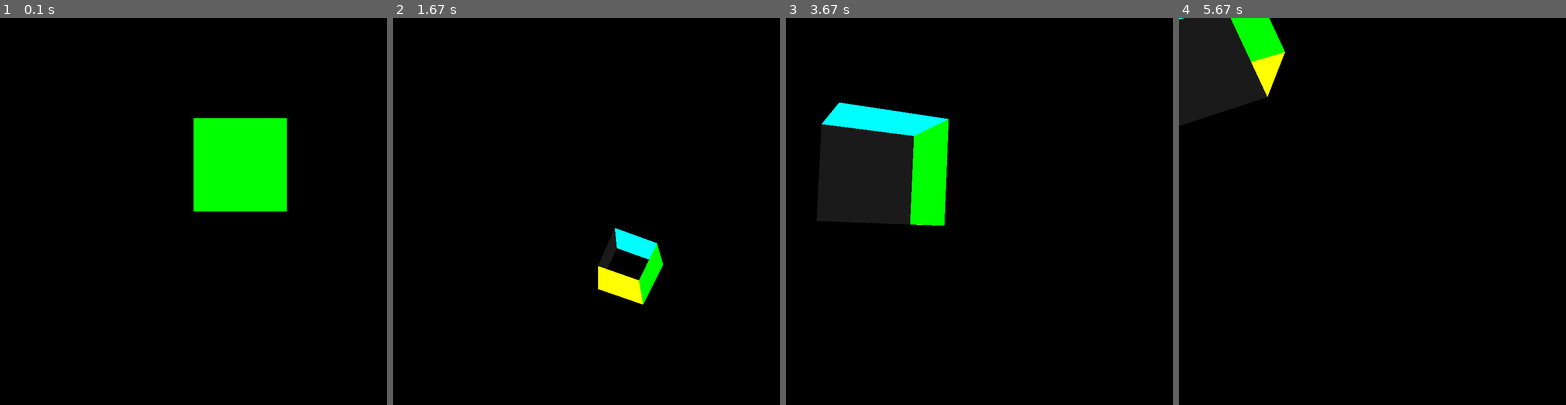
Above: before the commit, frames 1-4 (left to right).
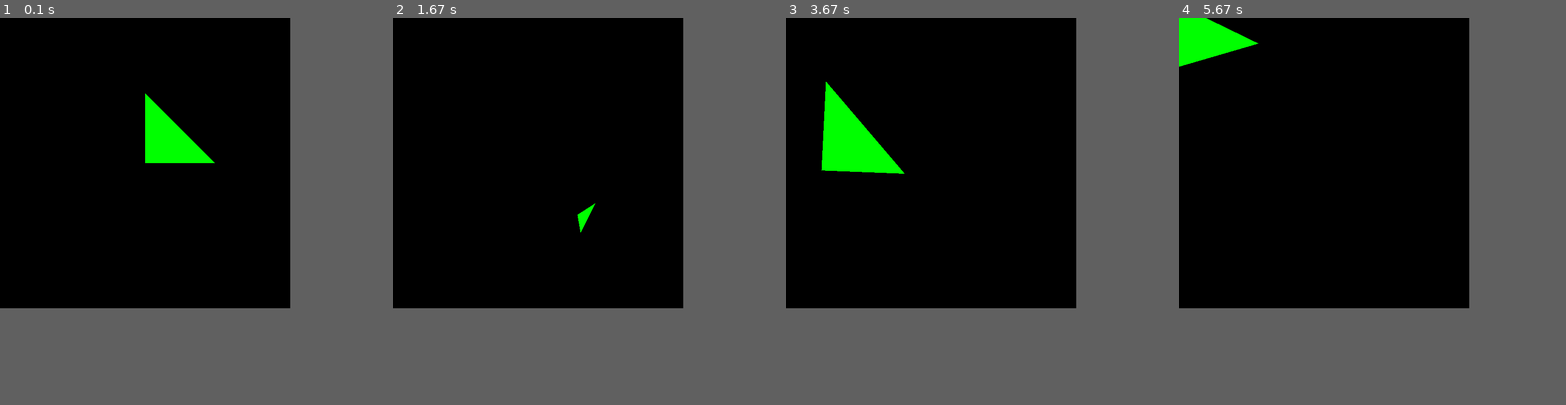
Above: after the commit, the same moments.

Repository: r7melo/CG-with-Python
Game: pygame game, started from main.py
The game is run twice, just before and just after one commit, with the same random seed, the same clock (stepped at 60 frames per second) and the same inputs.
Inputs:
- Up to frame 1 (0.1 s): no input
- Up to frame 2 (1.67 s): hold Right 0.33-0.8 s; hold Up 0.83-1.13 s; hold W 0.83-1.13 s; hold Right 1.17-1.63 s; hold D 1.17-1.63 s
- Up to frame 3 (3.67 s): hold Left 1.67-2.2 s; hold A 1.67-2.2 s; tap E at 1.82 s; hold Down 2.23-2.53 s; hold S 2.23-2.53 s; hold Left 2.57-2.97 s; hold A 2.57-2.97 s; hold Right from 3.4 s (still down); hold D from 3.4 s (still down)
- Up to frame 4 (5.67 s): release Right at 4.03 s; release D at 4.03 s; hold Down 4.07-4.43 s; hold S 4.07-4.43 s; hold Left 4.47-4.93 s; hold A 4.47-4.93 s; tap E at 4.62 s; hold Up from 5.47 s (still down); hold W from 5.47 s (still down)
In our replay, the window is 800x800 before the commit and 600x600 after it. These sizes can differ from the game's own. Grey fills any space a smaller window leaves; there, only what the larger window draws over its background counts as a difference.

The runs differ from the first frame. In frame 1, 7.1% of the frame differs, in the area x 37-75%, y 19-50%; in frame 2, 1.9%; in frame 3, 9.8%, in the area x 7-42%, y 16-54%; in frame 4, 5.9%.

Commit message:
add rotacao de triangulos

Diff:
--- a/app.py
+++ b/app.py
@@ -5,6 +5,7 @@
 from OpenGL.GLU import *
 
 from cube import Cube
+from triangle import Triangle
 from constants import *
 from vector import Vector3d
 
@@ -29,9 +30,9 @@
         glTranslatef(self.translation.x, self.translation.y, self.translation.z)
 
         #============================================================================
-        cube = Cube()
-        cube.verticies = cuboVerticies
-        cube.faces = cuboFaces
+        triangle = Triangle()
+        triangle.color = triangleColor
+        triangle.verticies = triangleVerticies
         #============================================================================
 
         while True:
@@ -45,7 +46,8 @@
 
             #============================================================================
 
-            cube.update()
+            triangle.show()
+
 
             #============================================================================
 
@@ -53,16 +55,16 @@
 
             if keys[K_UP]:
                 glRotatef(1,1,0,0)
-                cube.rotate(1,0,0)
+                triangle.rotate(1,0,0)
             elif keys[K_DOWN]:
                 glRotatef(1,-1,0,0)
-                cube.rotate(-1,0,0)
+                triangle.rotate(-1,0,0)
             if keys[K_RIGHT]:
                 glRotatef(1,0,1,0)
-                cube.rotate(0,1,0)
+                triangle.rotate(0,1,0)
             elif keys[K_LEFT]:
                 glRotatef(1,0,-1,0)
-                cube.rotate(1,-1,0)
+                triangle.rotate(1,-1,0)
 
             if keys[K_q]:
                 glTranslatef(0,0,-0.1)
--- a/constants.py
+++ b/constants.py
@@ -25,3 +25,19 @@
     ((0,0,1),1,2,6,5),          #6
     ((0.1,0.1,0.1),4,5,6,7),    #1
 )
+
+squadVerticies = (
+    (0,0,0),
+    (1,0,0),
+    (1,0.707106781,-0.707106781),
+    (0,0.707106781,-0.707106781),
+)
+
+triangleVerticies = (
+    (0,0,0),
+    (1,0,0),
+    (0,1,0),
+)
+
+squadColor = (0,0,1)
+triangleColor = (0,1,0)
--- a/main.py
+++ b/main.py
@@ -3,7 +3,7 @@
 
 app = App()
 
-app.display = (800,800)
+app.display = (600,600)
 app.fovy = 45
 app.z_near = 1
 app.z_far = 100
--- /dev/null
+++ b/teste.py
@@ -0,0 +1,7 @@
+import math
+
+print(math.sin((30/180)*math.pi))
+
+a = [(1,2,3),(1,2,4)]
+
+print(tuple(a))
--- /dev/null
+++ b/triangle.py
@@ -0,0 +1,32 @@
+from OpenGL.GL import *
+
+from vector import Vector3d
+
+import math
+
+class Triangle:
+    def __init__(self):
+        self.verticies = None
+        self.color = (1,1,1)
+        self.angle = Vector3d(0,0,0)
+        self.rotation = Vector3d(0,0,0)
+
+    def rotate(self, x, y, z):
+        new_verticies = []
+        if z > 0:
+            for vertex in self.verticies:
+                pass
+
+
+
+    def show(self):
+        glBegin(GL_TRIANGLES)
+        for vertex in self.verticies:
+            glColor3fv(self.color)
+            glVertex3fv(vertex)
+        glEnd()
+
+
+
+    def update(self):
+        self.show()
